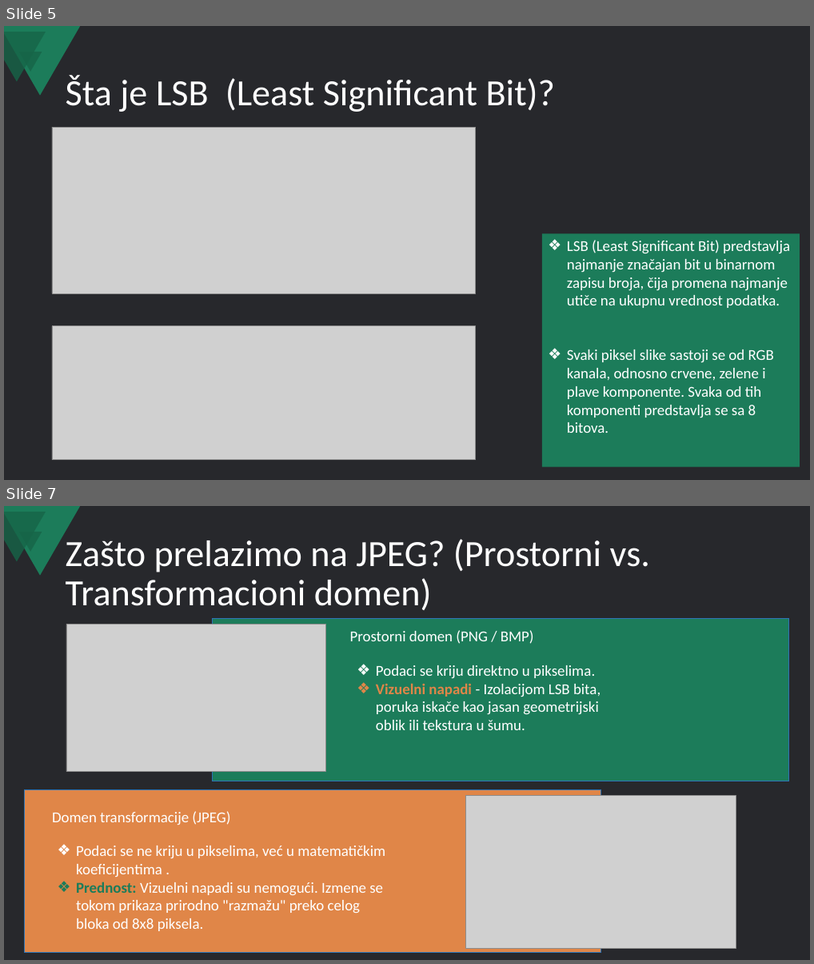
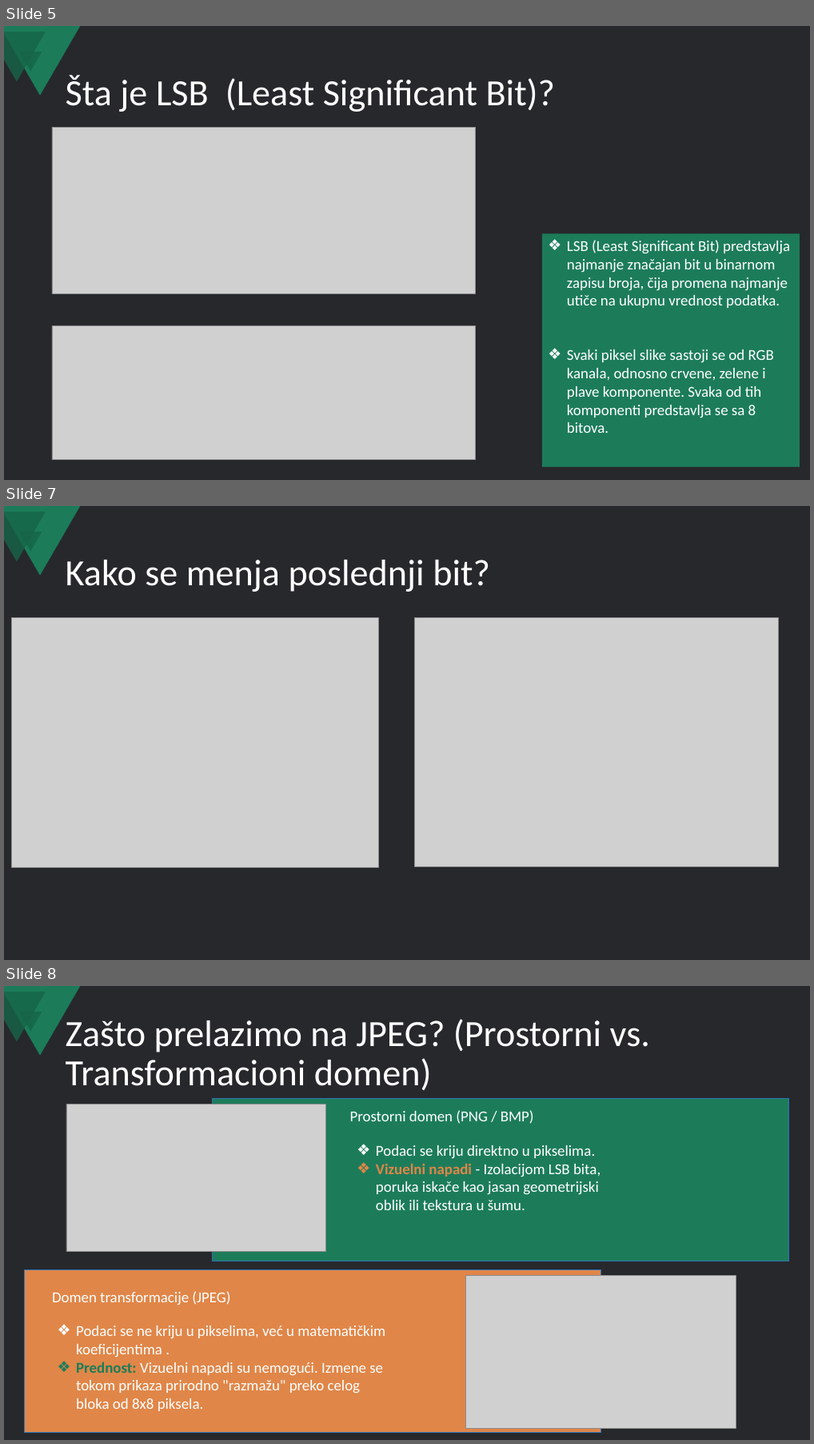
Before and after one commit to nikolasa004/Cybersecurity-Project, a slide deck: Steganography/Steganografija i LSB skrivanje poruka u slikama.pptx. Shown one above the other, each under a label of ours: slides 5 and 7 before the commit, slides 5, 7 and 8 after it; the slides between them are not shown. The pictures are 814x964 and 814x1444 pixels, drawn with LibreOffice and Linux fonts; fonts in the diff are those of the drawing; grey boxes stand for pictures. Boxes give left, top, right and bottom in pixels: in the first picture for what was removed or moved away, otherwise in the second. Text is boxed around its words. In the diff, an @@ line names an element or a change of style, - is before the commit and + after.

```diff
--- a/Steganography/Steganografija i LSB skrivanje poruka u slikama.pptx
+++ b/Steganography/Steganografija i LSB skrivanje poruka u slikama.pptx
@@ slide 7 added at (4,506,810,960), background #27282C; not listed: 3 template elements that a slide beside it also shows @@
@@ title added at (66,560,490,592), 44 pt, text #FFFFFF @@
+Kako se menja poslednji bit?
@@ picture added at (12,618,379,867) @@
@@ picture added at (414,618,779,867) @@
@@ what was slide 7 is now slide 8 @@
```
Also in this commit, not shown: 2 slides changed, 14 slides removed.
